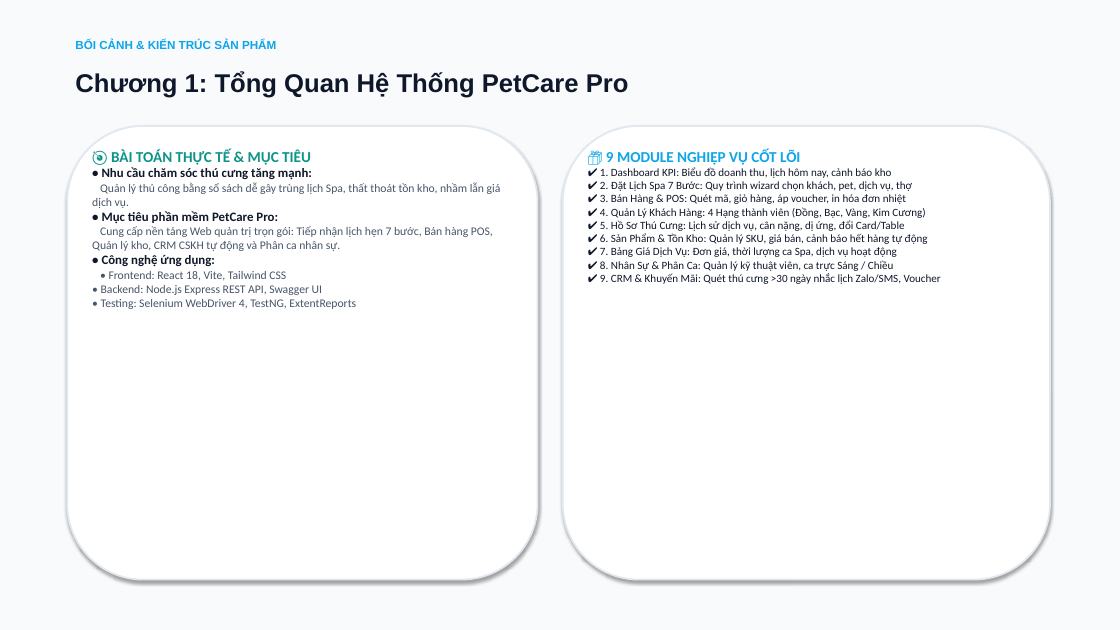
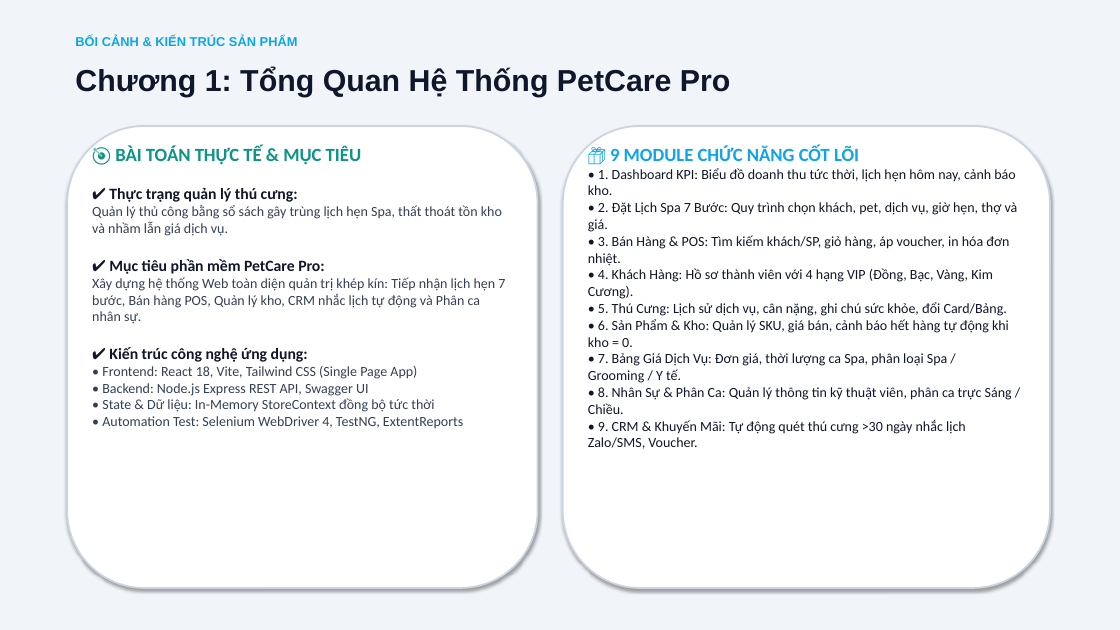
Before and after one commit to xuanmanh398/KiemThuPhanMem, a slide deck: slide 3 of BaoCao/Slide_BaoCao_DeTai4_Nhom9.pptx. Drawn at 1120x630 pixels with LibreOffice and Linux fonts; fonts in the diff are those of the drawing. Boxes give left, top, right and bottom in pixels: in the first picture for what was removed or moved away, otherwise in the second. Text is boxed around its words. In the diff, an @@ line names an element or a change of style, - is before the commit and + after.

Commit message:
fix(slides): optimize font sizes and card layouts for balanced presentation

```diff
--- a/BaoCao/Slide_BaoCao_DeTai4_Nhom9.pptx
+++ b/BaoCao/Slide_BaoCao_DeTai4_Nhom9.pptx
@@ rectangle at [0,0,1120,630]: fill #F8FAFC to #F1F5F9; outline #F8FAFC 0.75 pt to none @@
@@ text "BỐI CẢNH & KIẾN TRÚC ..." at [75,36,298,46]: size 10 to 11 pt @@
@@ text "Chương 1: Tổng Quan Hệ ..." at [75,67,730,97]: size 22 to 26 pt @@
@@ rounded rectangle at [67,126,538,588]: outline #E2E8F0 1.5 pt to #CBD5E1 1.5 pt @@
@@ rounded rectangle: place and size @@
-rounded rectangle at [67,126,538,580]
+rounded rectangle at [67,126,538,588]
@@ text at [115,146,361,165]: size 13 to 16 pt in "🎯 BÀI TOÁN THỰC TẾ & MỤC ..." @@
@@ rounded rectangle: place and size @@
-rounded rectangle at [563,126,1050,580]
+rounded rectangle at [563,126,1050,588]
@@ rounded rectangle at [563,126,1050,588]: outline #E2E8F0 1.5 pt to #CBD5E1 1.5 pt @@
@@ text at [588,146,1018,449]: text changed; size 9.5 to 12 pt @@
-📦 9 MODULE NGHIỆP VỤ CỐT LÕI
-✔ 1. Dashboard KPI: Biểu đồ doanh thu, lịch hôm nay, cảnh báo kho
-✔ 2. Đặt Lịch Spa 7 Bước: Quy trình wizard chọn khách, pet, dịch vụ, thợ
-✔ 3. Bán Hàng & POS: Quét mã, giỏ hàng, áp voucher, in hóa đơn nhiệt
-✔ 4. Quản Lý Khách Hàng: 4 Hạng thành viên (Đồng, Bạc, Vàng, Kim Cương)
-✔ 5. Hồ Sơ Thú Cưng: Lịch sử dịch vụ, cân nặng, dị ứng, đổi Card/Table
-✔ 6. Sản Phẩm & Tồn Kho: Quản lý SKU, giá bán, cảnh báo hết hàng tự động
-✔ 7. Bảng Giá Dịch Vụ: Đơn giá, thời lượng ca Spa, dịch vụ hoạt động
-✔ 8. Nhân Sự & Phân Ca: Quản lý kỹ thuật viên, ca trực Sáng / Chiều
-✔ 9. CRM & Khuyến Mãi: Quét thú cưng >30 ngày nhắc lịch Zalo/SMS, Voucher
+📦 9 MODULE CHỨC NĂNG CỐT LÕI
+• 1. Dashboard KPI: Biểu đồ doanh thu tức thời, lịch hẹn hôm nay, cảnh báo kho.
+• 2. Đặt Lịch Spa 7 Bước: Quy trình chọn khách, pet, dịch vụ, giờ hẹn, thợ và giá.
+• 3. Bán Hàng & POS: Tìm kiếm khách/SP, giỏ hàng, áp voucher, in hóa đơn nhiệt.
+• 4. Khách Hàng: Hồ sơ thành viên với 4 hạng VIP (Đồng, Bạc, Vàng, Kim Cương).
+• 5. Thú Cưng: Lịch sử dịch vụ, cân nặng, ghi chú sức khỏe, đổi Card/Bảng.
+• 6. Sản Phẩm & Kho: Quản lý SKU, giá bán, cảnh báo hết hàng tự động khi kho = 0.
+• 7. Bảng Giá Dịch Vụ: Đơn giá, thời lượng ca Spa, phân loại Spa / Grooming / Y tế.
+• 8. Nhân Sự & Phân Ca: Quản lý thông tin kỹ thuật viên, phân ca trực Sáng / Chiều.
+• 9. CRM & Khuyến Mãi: Tự động quét thú cưng >30 ngày nhắc lịch Zalo/SMS, Voucher.
@@ text at [92,188,505,428]: text changed; size 10 to 12 pt; text colour #475569 to #334155 @@
-• Nhu cầu chăm sóc thú cưng tăng mạnh:
-Quản lý thủ công bằng sổ sách dễ gây trùng lịch Spa, thất thoát tồn kho, nhầm lẫn giá dịch vụ.
-• Mục tiêu phần mềm PetCare Pro:
-Cung cấp nền tảng Web quản trị trọn gói: Tiếp nhận lịch hẹn 7 bước, Bán hàng POS, Quản lý kho, CRM CSKH tự động và Phân ca nhân sự.
-• Công nghệ ứng dụng:
-• Frontend: React 18, Vite, Tailwind CSS
-• Backend: Node.js Express REST API, Swagger UI
-• Testing: Selenium WebDriver 4, TestNG, ExtentReports
+✔ Thực trạng quản lý thú cưng:
+Quản lý thủ công bằng sổ sách gây trùng lịch hẹn Spa, thất thoát tồn kho và nhầm lẫn giá dịch vụ.
+✔ Mục tiêu phần mềm PetCare Pro:
+Xây dựng hệ thống Web toàn diện quản trị khép kín: Tiếp nhận lịch hẹn 7 bước, Bán hàng POS, Quản lý kho, CRM nhắc lịch tự động và Phân ca nhân sự.
+✔ Kiến trúc công nghệ ứng dụng:
+• Frontend: React 18, Vite, Tailwind CSS (Single Page App)
+• Backend: Node.js Express REST API, Swagger UI
+• State & Dữ liệu: In-Memory StoreContext đồng bộ tức thời
+• Automation Test: Selenium WebDriver 4, TestNG, ExtentReports
```
Also in this commit, not shown: 11 other slides changed.
